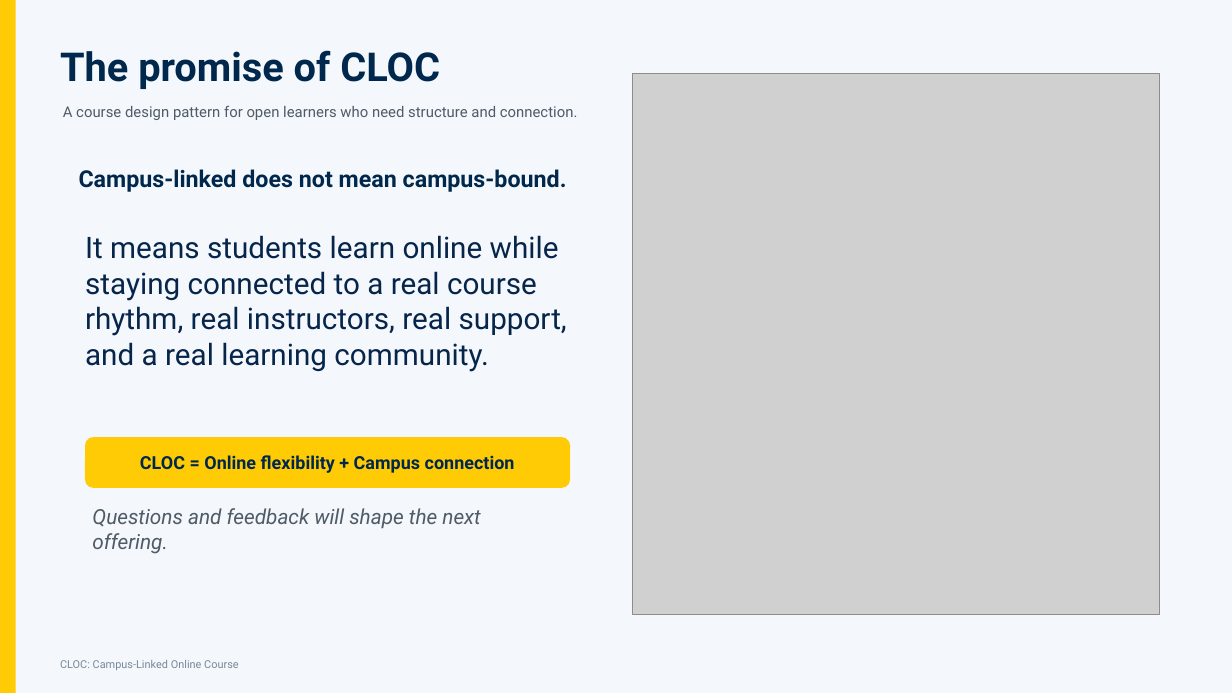
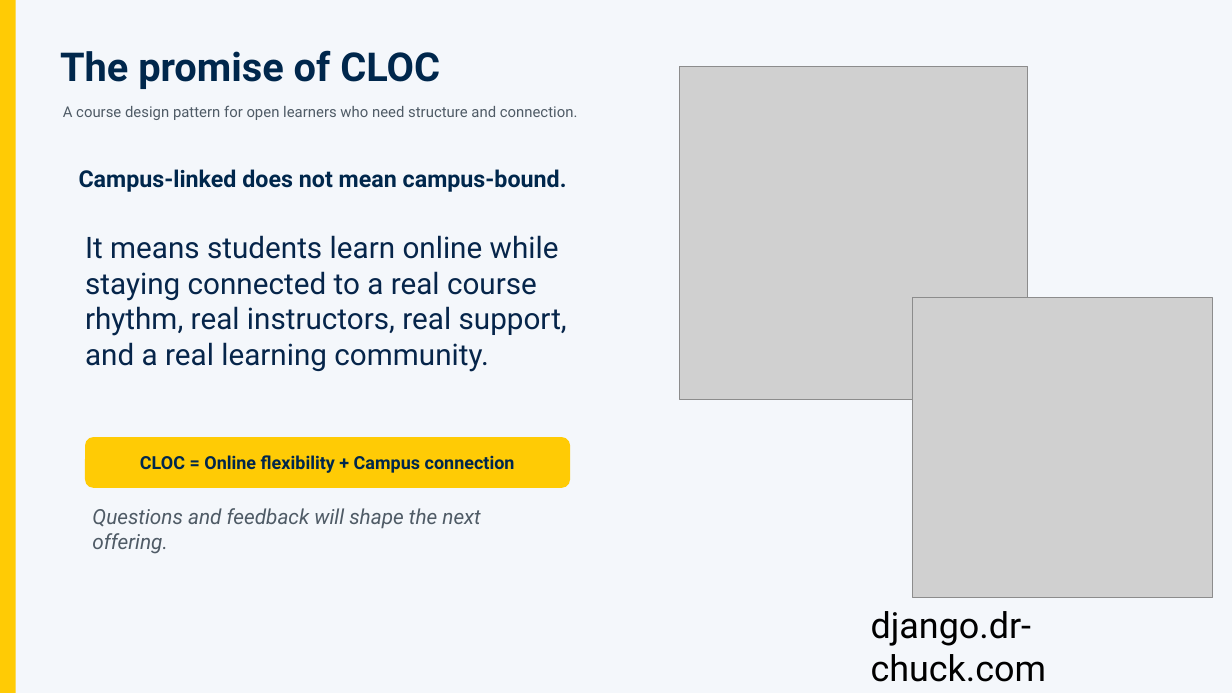
Before and after one commit to csev/dj4e, a slide deck: slide 12 of ali/Building_Web_Applications_Django_CLOC_Open_Course.pptx (slide 13 before the commit). Drawn at 1232x693 pixels with LibreOffice and Linux fonts; fonts in the diff are those of the drawing; grey boxes stand for pictures. Boxes give left, top, right and bottom in pixels: in the first picture for what was removed or moved away, otherwise in the second. Text is boxed around its words. In the diff, an @@ line names an element or a change of style, - is before the commit and + after.

```diff
--- a/ali/Building_Web_Applications_Django_CLOC_Open_Course.pptx
+++ b/ali/Building_Web_Applications_Django_CLOC_Open_Course.pptx
@@ picture: place and size @@
-picture at [633,74,1160,615]
+picture at [679,66,1028,399]
@@ picture added at [913,298,1214,598] @@
@@ text added at [871,611,1046,682], 28 pt, text #000000 @@
+django.dr-chuck.com
@@ text removed at [60,660,238,670] @@
-CLOC: Campus-Linked Online Course
```
Also in this commit, not shown: 9 other slides changed, 1 slide added, 2 slides removed, 2 other files.
